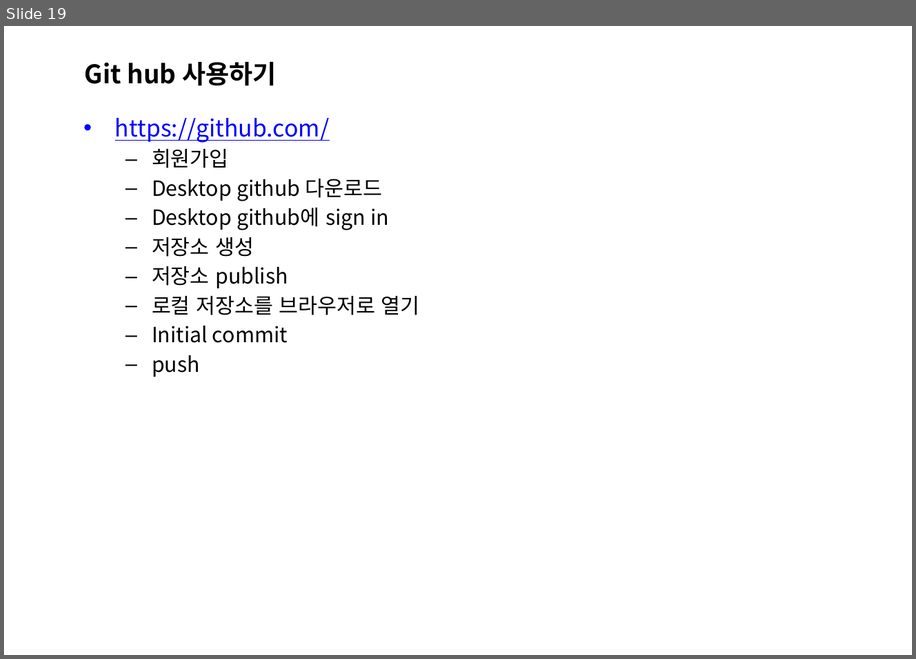
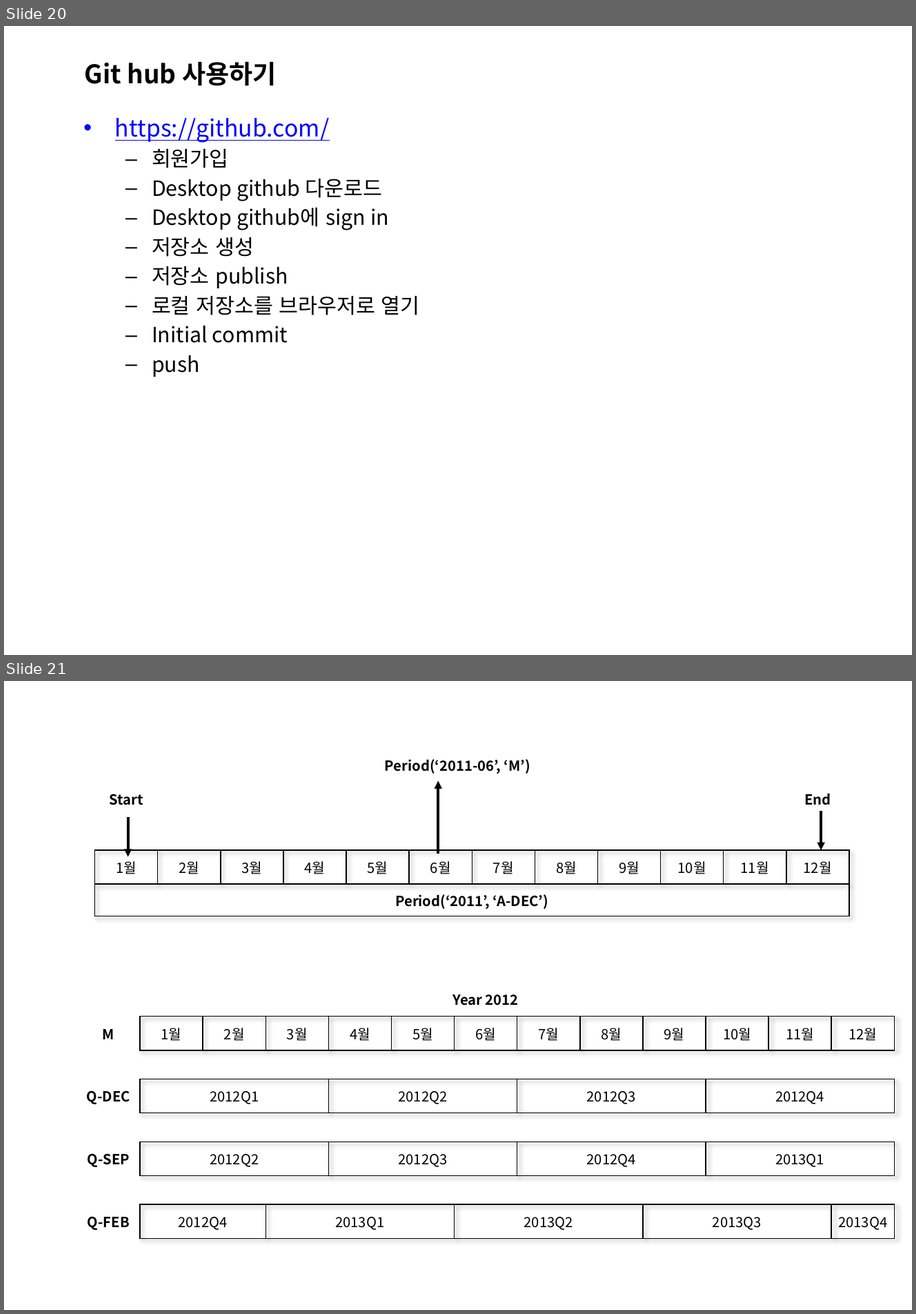
Before and after one commit to sulheebaek/DAPython, a slide deck: 한2018_파이썬을 활용한 데이터 분석_강의개요.pptx. Shown one above the other, each under a label of ours: slide 19 before the commit, slides 20 and 21 after it. The pictures are 916x659 and 916x1314 pixels, drawn with LibreOffice and Linux fonts; fonts in the diff are those of the drawing; background and template pictures are left out. Boxes give left, top, right and bottom in pixels: in the first picture for what was removed or moved away, otherwise in the second. Text is boxed around its words. In the diff, an @@ line names an element or a change of style, - is before the commit and + after.

```diff
--- a/한2018_파이썬을 활용한 데이터 분석_강의개요.pptx
+++ b/한2018_파이썬을 활용한 데이터 분석_강의개요.pptx
@@ slide 21 added at (4, 681, 912, 1310), background picture (left out) @@
@@ table added at (94, 748, 849, 934), 6 rows, 12 columns @@
+Period(‘2011-06’, ‘M’) |  |  |  |  |  |  |  |  |  |  | 
+Start |  |  |  |  |  |  |  |  |  |  | End
+ |  |  |  |  |  |  |  |  |  |  | 
+1월 | 2월 | 3월 | 4월 | 5월 | 6월 | 7월 | 8월 | 9월 | 10월 | 11월 | 12월
+Period(‘2011’, ‘A-DEC’) |  |  |  |  |  |  |  |  |  |  | 
+ |  |  |  |  |  |  |  |  |  |  | 
@@ arrow added from (438, 853) to (438, 781), #000000 2.25 pt @@
@@ arrow added from (128, 817) to (128, 857), #000000 2.25 pt @@
@@ arrow added from (822, 811) to (822, 850), #000000 2.25 pt @@
@@ table added at (77, 982, 894, 1232), 8 rows, 13 columns @@
+Year 2012 |  |  |  |  |  |  |  |  |  |  |  | 
+M | 1월 | 2월 | 3월 | 4월 | 5월 | 6월 | 7월 | 8월 | 9월 | 10월 | 11월 | 12월
+ |  |  |  |  |  |  |  |  |  |  |  | 
+Q-DEC | 2012Q1 |  |  | 2012Q2 |  |  | 2012Q3 |  |  | 2012Q4 |  | 
+ |  |  |  |  |  |  |  |  |  |  |  | 
+Q-SEP | 2012Q2 |  |  | 2012Q3 |  |  | 2012Q4 |  |  | 2013Q1 |  | 
+ |  |  |  |  |  |  |  |  |  |  |  | 
+Q-FEB | 2012Q4 |  | 2013Q1 |  |  | 2013Q2 |  |  | 2013Q3 |  |  | 2013Q4
@@ what was slide 19 is now slide 20 @@
```
Also in this commit, not shown: 1 slide changed, 3 other slides added.
